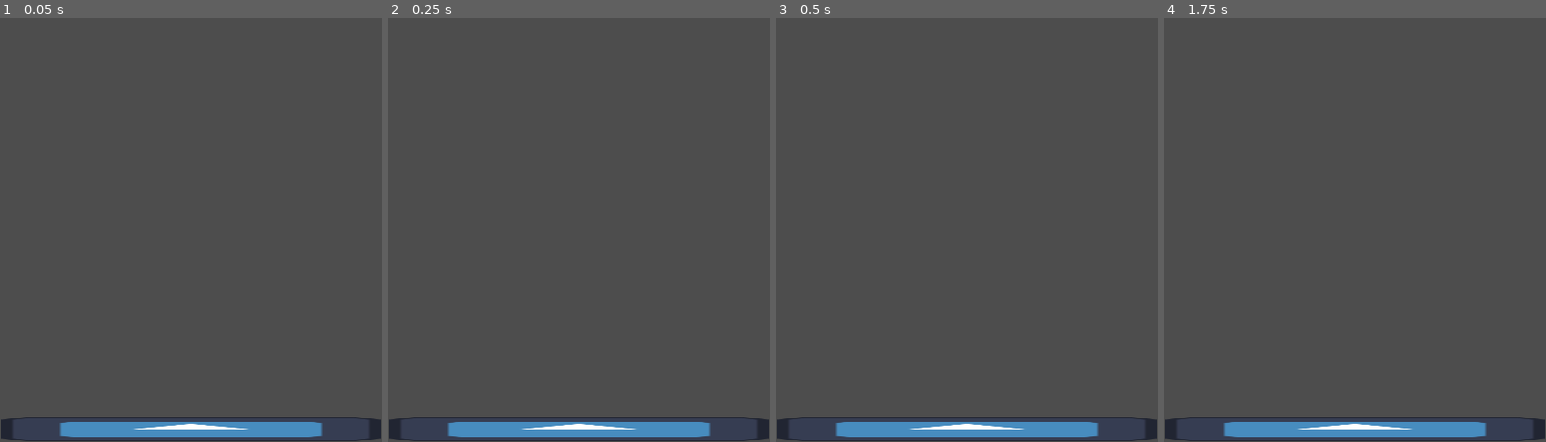
Above: before the commit, frames 1-4 (left to right).
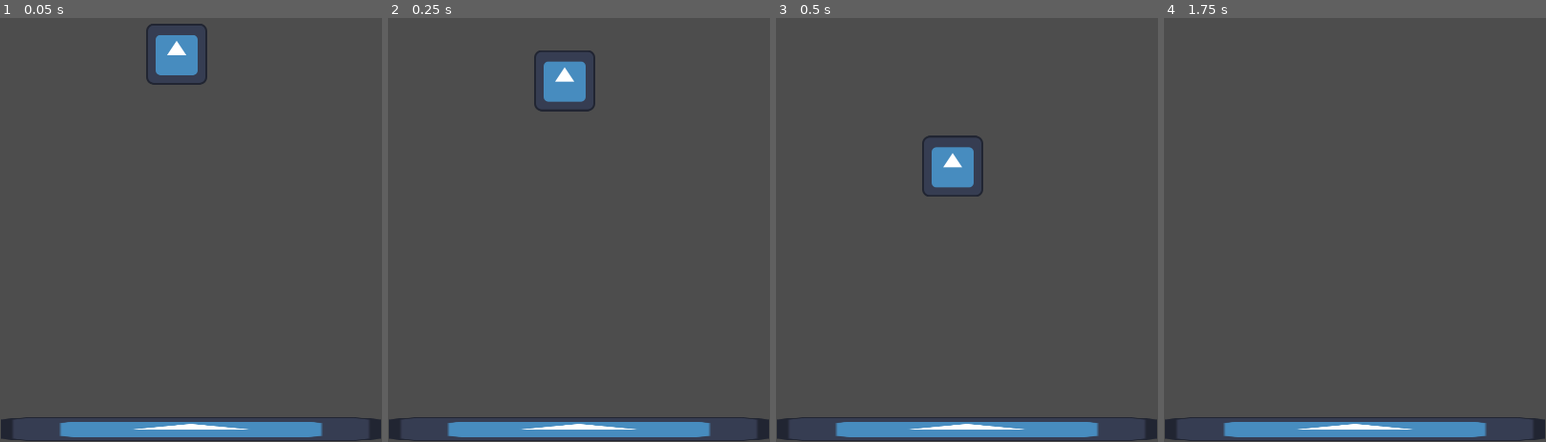
Above: after the commit, the same moments.

Repository: Abbby1007/Melanotaenia-4.0
Game: Godot game, scene res://Levels/tutorial.tscn
Two runs of this game, one before a commit and one after it. Both use one fixed random seed, a clock stepped at 60 frames per second and the inputs below. Before the commit the project has no main scene; this scene is started directly in both runs. The engine's default icon, where the game draws it, is replaced by a stand-in: a white triangle on a blue panel in a dark square.
Inputs (mouse positions are in pixels of both pictures, inside the frame that each line leads up to):
- Up to frame 1 (0.05 s): no input
- Up to frame 2 (0.25 s): no input
- Up to frame 3 (0.5 s): no input
- Up to frame 4 (1.75 s): tap Enter at 0.5 s; move the mouse to (1439, 115) at 0.52 s; hold Right (move_right) from 0.53 s (still down); tap Space (Jump) at 0.6, 0.77, 1.07, 1.52, 1.55 s; click (1439, 115) at 0.67 s; move the mouse to (1278, 174) at 1.27 s; tap Alt at 1.35 s

The runs differ from the first frame. In frame 1, 1.3% of the frame differs, in the area x 38-55%, y 1-16%; in frame 2, 1.4%; in frame 3, 1.4%, in the area x 38-55%, y 27-43%; in frame 4, nothing differs.

Commit message:
used template 2d character script

Diff:
--- a/Levels/tutorial.tscn
+++ b/Levels/tutorial.tscn
@@ -1,15 +1,12 @@
 [gd_scene format=3 uid="uid://ckbiux720kh13"]
 
-[ext_resource type="PackedScene" uid="uid://c3x33skglstrp" path="res://player.tscn" id="1_lalqu"]
 [ext_resource type="Texture2D" uid="uid://dumxe23c2jswg" path="res://icon.svg" id="2_0xeif"]
+[ext_resource type="PackedScene" uid="uid://c3x33skglstrp" path="res://Player.tscn" id="2_lalqu"]
 
 [sub_resource type="RectangleShape2D" id="RectangleShape2D_gdvy0"]
 size = Vector2(396, 23)
 
 [node name="Tutorial" type="Node2D" unique_id=489865250]
-
-[node name="Player" parent="." unique_id=88860119 instance=ExtResource("1_lalqu")]
-position = Vector2(115, 568)
 
 [node name="StaticBody2D" type="StaticBody2D" parent="." unique_id=312796801]
 position = Vector2(65, 555)
@@ -23,3 +20,6 @@
 [node name="CollisionShape2D" type="CollisionShape2D" parent="StaticBody2D" unique_id=509378255]
 position = Vector2(136, 51.5)
 shape = SubResource("RectangleShape2D_gdvy0")
+
+[node name="CharacterBody2D" parent="." unique_id=161638094 instance=ExtResource("2_lalqu")]
+position = Vector2(185, 213)
--- /dev/null
+++ b/Player.tscn
@@ -0,0 +1,18 @@
+[gd_scene format=3 uid="uid://c3x33skglstrp"]
+
+[ext_resource type="Script" uid="uid://bc33ygy0v5xdv" path="res://player.gd" id="1_kpjcp"]
+[ext_resource type="Texture2D" uid="uid://dumxe23c2jswg" path="res://icon.svg" id="1_xhfnw"]
+
+[sub_resource type="RectangleShape2D" id="RectangleShape2D_kpjcp"]
+size = Vector2(121, 122)
+
+[node name="CharacterBody2D" type="CharacterBody2D" unique_id=161638094]
+scale = Vector2(0.5, 0.5)
+script = ExtResource("1_kpjcp")
+
+[node name="Sprite2D" type="Sprite2D" parent="." unique_id=1106399694]
+texture = ExtResource("1_xhfnw")
+
+[node name="CollisionShape2D" type="CollisionShape2D" parent="." unique_id=734922911]
+position = Vector2(0.5, -1)
+shape = SubResource("RectangleShape2D_kpjcp")
--- /dev/null
+++ b/player.gd
@@ -0,0 +1,25 @@
+extends CharacterBody2D
+
+
+const SPEED = 300.0
+const JUMP_VELOCITY = -400.0
+
+
+func _physics_process(delta: float) -> void:
+	# Add the gravity.
+	if not is_on_floor():
+		velocity += get_gravity() * delta
+
+	# Handle jump.
+	if Input.is_action_just_pressed("Jump") and is_on_floor():
+		velocity.y = JUMP_VELOCITY
+
+	# Get the input direction and handle the movement/deceleration.
+	# As good practice, you should replace UI actions with custom gameplay actions.
+	var direction := Input.get_axis("move_left", "move_right")
+	if direction:
+		velocity.x = direction * SPEED
+	else:
+		velocity.x = move_toward(velocity.x, 0, SPEED)
+
+	move_and_slide()
--- a/project.godot
+++ b/project.godot
@@ -11,6 +11,7 @@
 [application]
 
 config/name="Melanotaenia 4.0"
+run/main_scene="uid://ckbiux720kh13"
 config/features=PackedStringArray("4.6", "Forward Plus")
 config/icon="res://icon.svg"
 
@@ -28,16 +29,20 @@
 move_right={
 "deadzone": 0.2,
 "events": [Object(InputEventKey,"resource_local_to_scene":false,"resource_name":"","device":0,"window_id":0,"alt_presse …(194 unchanged characters)…
+, Object(InputEventKey,"resource_local_to_scene":false,"resource_name":"","device":-1,"window_id":0,"alt_pressed":false,"shift_pressed":false,"ctrl_pressed":false,"meta_pressed":false,"pressed":false,"keycode":0,"physical_keycode":68,"key_label":0,"unicode":100,"location":0,"echo":false,"script":null)
 ]
 }
 move_left={
 "deadzone": 0.2,
 "events": [Object(InputEventKey,"resource_local_to_scene":false,"resource_name":"","device":0,"window_id":0,"alt_presse …(194 unchanged characters)…
+, Object(InputEventKey,"resource_local_to_scene":false,"resource_name":"","device":-1,"window_id":0,"alt_pressed":false,"shift_pressed":false,"ctrl_pressed":false,"meta_pressed":false,"pressed":false,"keycode":0,"physical_keycode":65,"key_label":0,"unicode":97,"location":0,"echo":false,"script":null)
 ]
 }
 Jump={
 "deadzone": 0.2,
 "events": [Object(InputEventKey,"resource_local_to_scene":false,"resource_name":"","device":-1,"window_id":0,"alt_press …(191 unchanged characters)…
+, Object(InputEventKey,"resource_local_to_scene":false,"resource_name":"","device":-1,"window_id":0,"alt_pressed":false,"shift_pressed":false,"ctrl_pressed":false,"meta_pressed":false,"pressed":false,"keycode":0,"physical_keycode":4194320,"key_label":0,"unicode":0,"location":0,"echo":false,"script":null)
+, Object(InputEventKey,"resource_local_to_scene":false,"resource_name":"","device":-1,"window_id":0,"alt_pressed":false,"shift_pressed":false,"ctrl_pressed":false,"meta_pressed":false,"pressed":false,"keycode":0,"physical_keycode":87,"key_label":0,"unicode":119,"location":0,"echo":false,"script":null)
 ]
 }
 
Not shown, added: player.gd.uid
